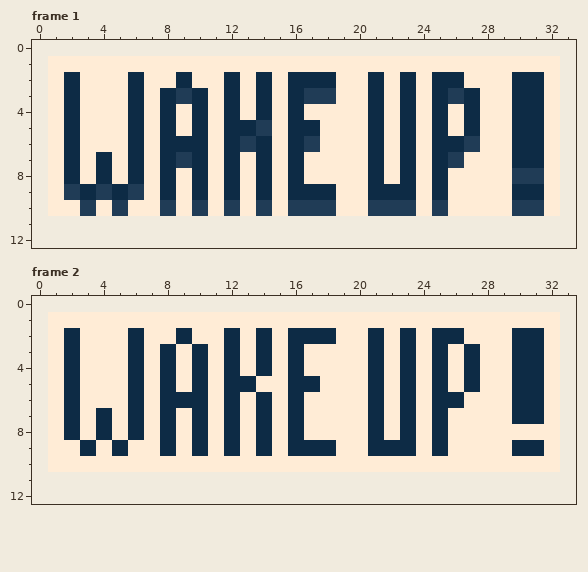
File history of a pixel-art file, StartScene/StartButton.aseprite. That is the earlier state.
32x10 pixels, 2 frames. Shown: frame 1, frame 2. The old version is drawn lined up with the new one, on the new canvas.
The same view after the edit:
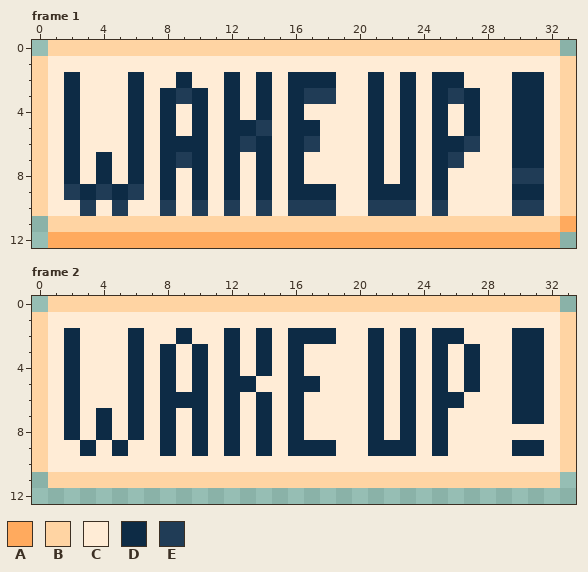
Palette (. is transparent): A #ffaa5e  B #ffd4a3  C #ffecd6  D #0d2b45  E #203c56
Difference:
canvas 32x10 -> 34x13, the old top-left corner now at 1,1
Frame 1:
Colour A is added in row 11 at x 33; in row 12 at x 1 to 32.
Colour B is added in row 0 at x 1 to 32; in rows 1 to 10 at x 0 and 33; in row 11 at x 1 to 32.
Frame 2:
Colour B is added in row 0 at x 1 to 32; in rows 1 to 10 at x 0 and 33; in row 11 at x 1 to 32.
